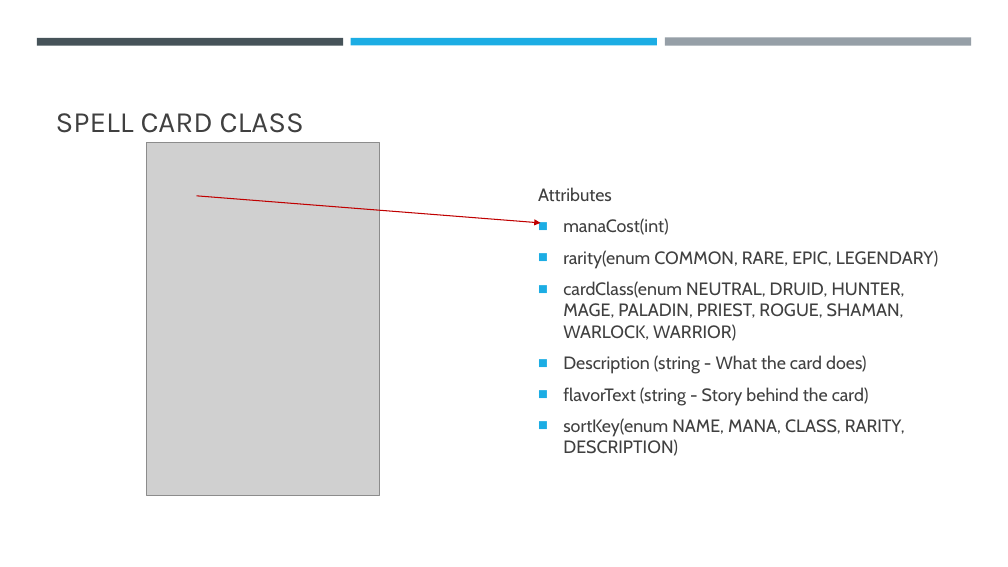
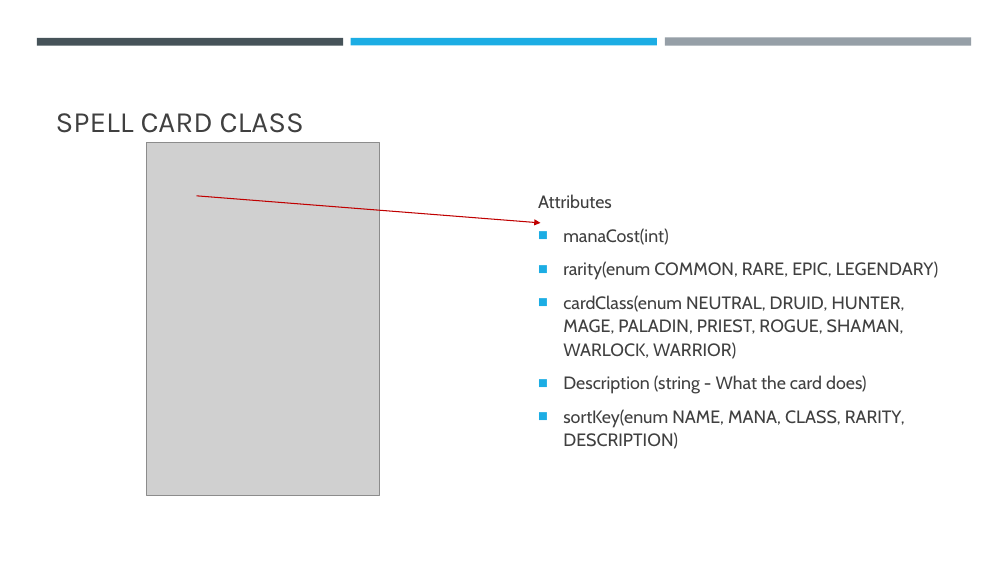
Before and after one commit to BarrAvr/HearthstoneCardDatabase, a slide deck: slide 3 of Presentation/HearthStone Card Database.pptx. Drawn at 1008x567 pixels with LibreOffice and Linux fonts; fonts in the diff are those of the drawing; grey boxes stand for pictures. Boxes give left, top, right and bottom in pixels: in the first picture for what was removed or moved away, otherwise in the second. Text is boxed around its words. In the diff, an @@ line names an element or a change of style, - is before the commit and + after.

```diff
--- a/Presentation/HearthStone Card Database.pptx
+++ b/Presentation/HearthStone Card Database.pptx
@@ text "Attributes" at (x1=538, y1=194, x2=938, y2=449): line spacing 1 to 1.1 @@
@@ text at (x1=563, y1=387, x2=869, y2=406): paragraph removed @@
-■ flavorText (string - Story behind the card)
```
Also in this commit, not shown: 1 other slide changed, 21 other files.
